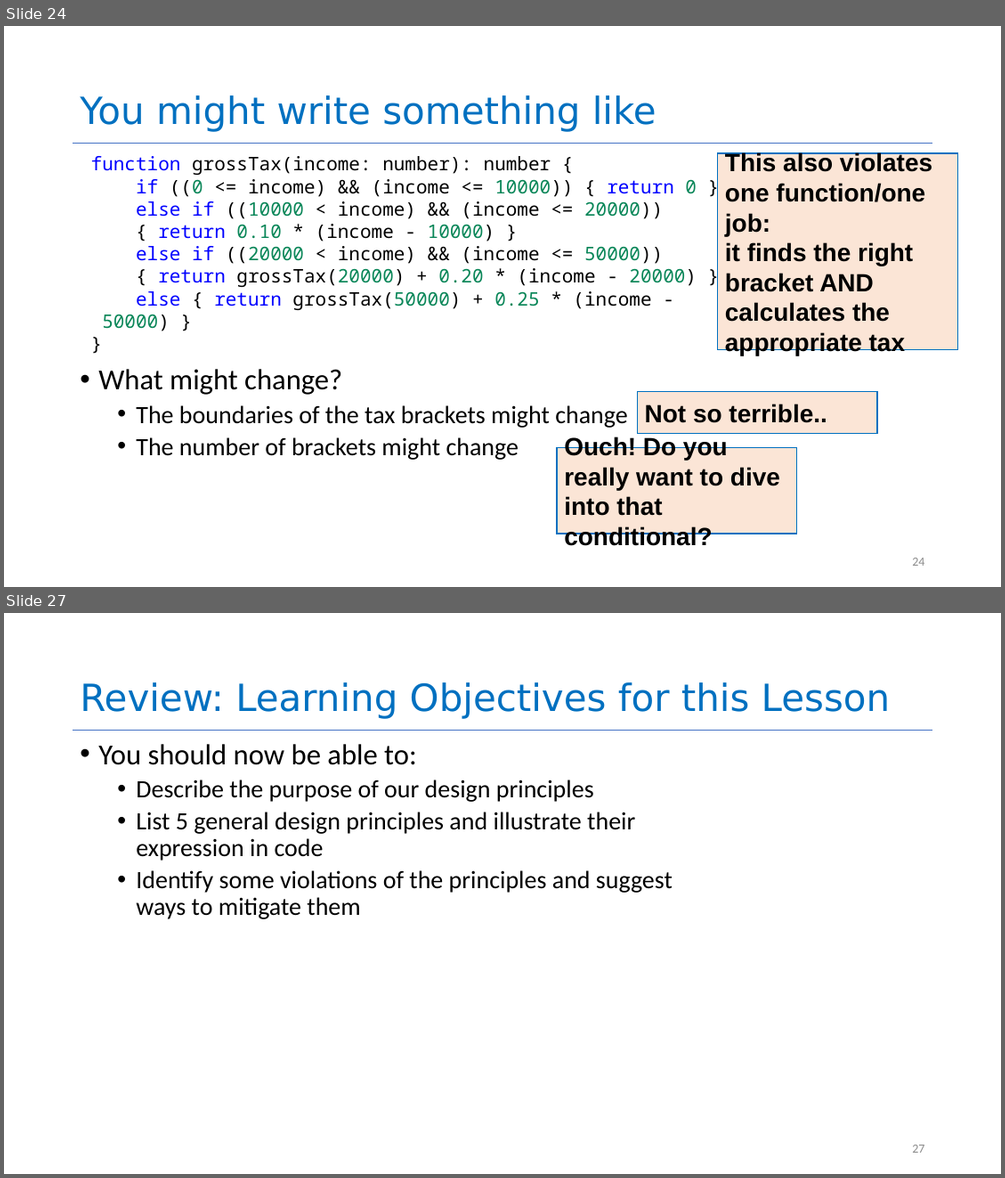
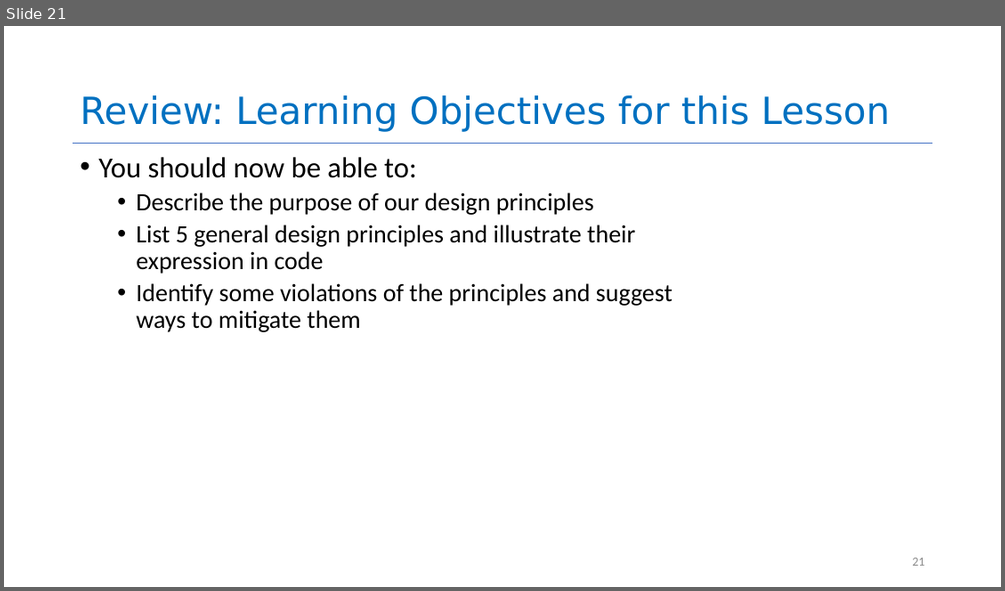
Before and after one commit to neu-se/CS4530-CS5500-Spring-2021, a slide deck: Slides/Lesson 1.3 Object-Oriented Principles.pptx. Shown one above the other, each under a label of ours: slides 24 and 27 before the commit, slide 21 after it; the slides between them are not shown. The pictures are 1005x1178 and 1005x591 pixels, drawn with LibreOffice and Linux fonts; fonts in the diff are those of the drawing. Boxes give left, top, right and bottom in pixels: in the first picture for what was removed or moved away, otherwise in the second. Text is boxed around its words. In the diff, an @@ line names an element or a change of style, - is before the commit and + after.

```diff
--- a/Slides/Lesson 1.3 Object-Oriented Principles.pptx
+++ b/Slides/Lesson 1.3 Object-Oriented Principles.pptx
@@ slide 24 removed at (4, 26, 1001, 587), background #FFFFFF; not listed: 1 template element that a slide beside it also shows @@
@@ title removed at (80, 95, 656, 132) @@
-You might write something like
@@ text removed at (91, 156, 696, 331) @@
-function grossTax(income: number): number {
-if ((0 <= income) && (income <= 10000)) { return 0 }
-else if ((10000 < income) && (income <= 20000))
-{ return 0.10 * (income - 10000) }
-else if ((20000 < income) && (income <= 50000))
-{ return grossTax(20000) + 0.20 * (income - 20000) }
-else { return grossTax(50000) + 0.25 * (income - 50000) }
-}
@@ rectangle removed at (718, 153, 957, 350) @@
-This also violates one function/one job:
-it finds the right bracket AND calculates the appropriate tax
@@ text removed at (98, 369, 627, 459) @@
-• What might change?
-  • The boundaries of the tax brackets might change
-  • The number of brackets might change
@@ rectangle removed at (638, 392, 877, 434) @@
-Not so terrible..
@@ rectangle removed at (557, 447, 797, 533) @@
-Ouch! Do you really want to dive into that conditional?
@@ page number removed at (912, 557, 924, 565) @@
-24
@@ what was slide 27 is now slide 21 @@
@@ page number at (912, 557, 924, 565): text changed @@
-27
+21
```
Also in this commit, not shown: 3 slides changed, 11 slides added, 16 other slides removed, 1 other file.
